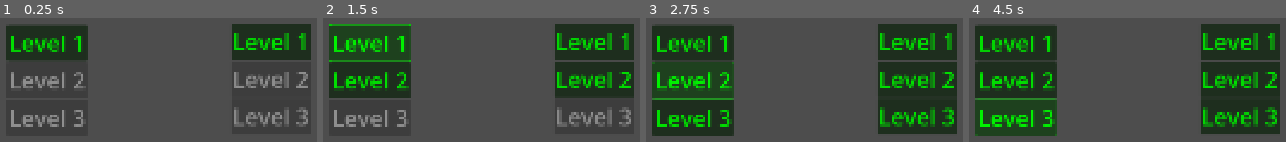
Above: before the commit, frames 1-4 (left to right).
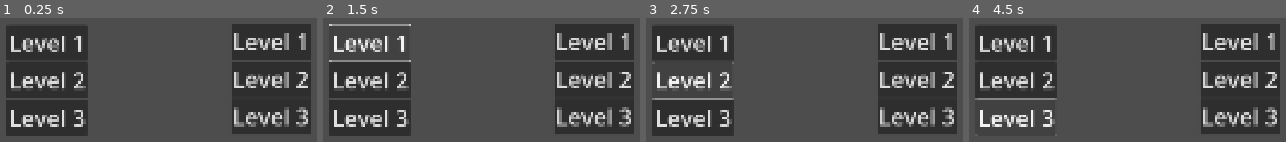
Above: after the commit, the same moments.

Repository: diablohumastudioadmin/multiple_ACS_test
Game: Godot game, scene res://screens/menu/menu.tscn
The game is run twice, just before and just after one commit, with the same random seed, the same clock (stepped at 60 frames per second) and the same inputs.
Inputs:
- Up to frame 1 (0.25 s): no input
- Up to frame 2 (1.5 s): click "Level 1" at 0.5 s; click "Level 1" at 1.25 s
- Up to frame 3 (2.75 s): click "Level 2" at 2 s
- Up to frame 4 (4.5 s): click "Level 3" at 2.75 s; click "Level 2" at 3.5 s; click "Level 3" at 4.25 s

The runs differ from the first frame. In frame 1, 8.0% of the frame differs, in the area x 3-98%, y 12-88%; in frame 2, 16%; in frame 3, 17%; in frame 4, 17%, in the area x 1-98%, y 12-96%.
Error in both runs: Assertion failed: Could not open folder (res://global_systems/action_condition_system/action_condition_system.gd:58)

Commit message:
unnecesary ref to acsunit deleted in Action. Only used in set_action

Diff:
--- a/global_systems/action_condition_system/action.gd
+++ b/global_systems/action_condition_system/action.gd
@@ -5,6 +5,6 @@
 var type: TYPES
 var payload: Payload
 
-func _init(_type: TYPES, _payload: Payload, acs_unit: ACS.ACSUnit = ACS.global_acs_unit) -> void:
+func _init(_type: TYPES, _payload: Payload) -> void:
 	type = _type
 	payload = _payload
